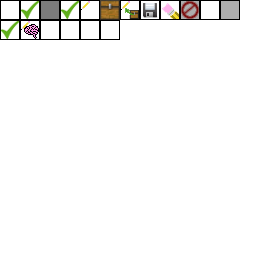
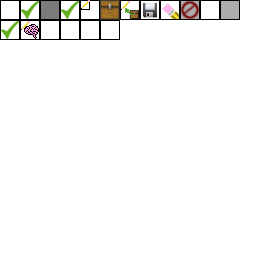
Layers edited between the first and the second 256x256 image:
painted on "button_icons.png" over [81, 0, 90, 10]
moved "BoundariesLayer" below "button_icons.png", painted on it over [81, 0, 129, 11]
